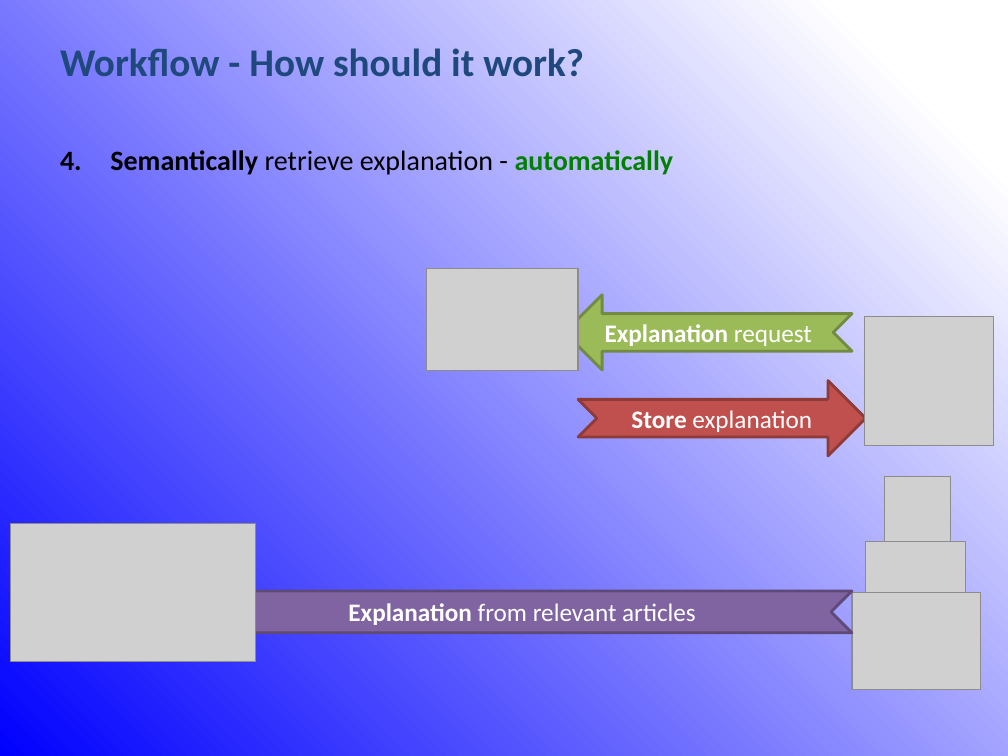
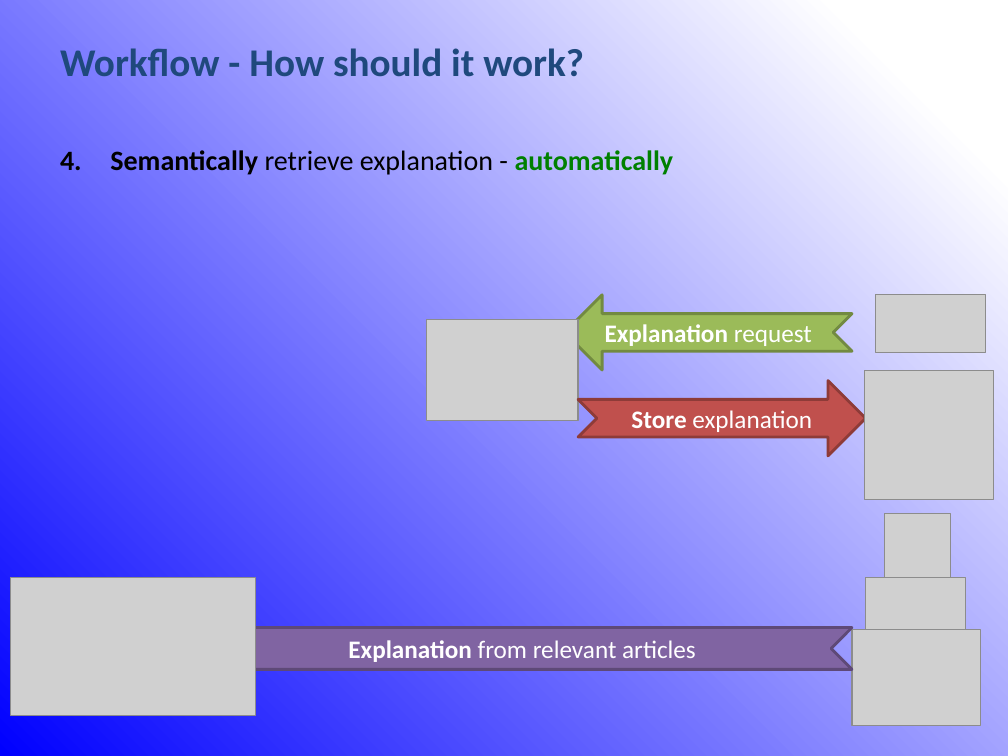
Before and after one commit to rubenverboon/skiir, a slide deck: slide 17 of Presentation/Final_presentation_group_002.pptx. Drawn at 1008x756 pixels with LibreOffice and Linux fonts; fonts in the diff are those of the drawing; grey boxes stand for pictures. Boxes give left, top, right and bottom in pixels: in the first picture for what was removed or moved away, otherwise in the second. Text is boxed around its words. In the diff, an @@ line names an element or a change of style, - is before the commit and + after.

```diff
--- a/Presentation/Final_presentation_group_002.pptx
+++ b/Presentation/Final_presentation_group_002.pptx
@@ picture added at box(876, 294, 986, 352) @@
@@ picture: place and size @@
-picture at box(426, 268, 579, 370)
+picture at box(426, 320, 579, 421)
@@ picture: place and size @@
-picture at box(864, 317, 993, 446)
+picture at box(864, 370, 993, 499)
@@ picture: place and size @@
-picture at box(10, 524, 255, 661)
+picture at box(10, 578, 255, 715)
@@ 3 pictures, 1 notched right arrow: place and size @@
-3 pictures, 1 notched right arrow at box(193, 477, 981, 689)
+3 pictures, 1 notched right arrow at box(193, 513, 981, 726)
```
Also in this commit, not shown: 6 other slides changed.
